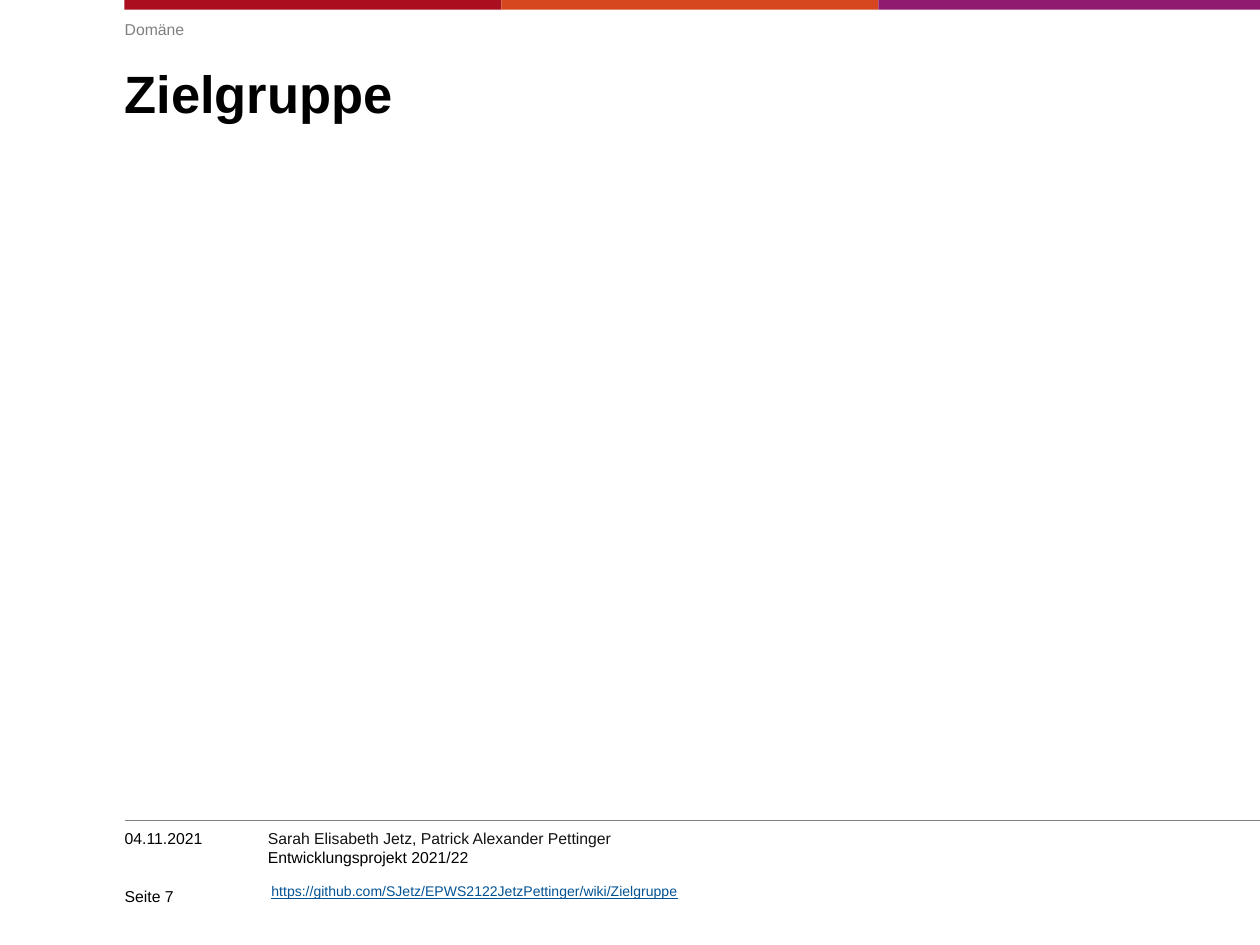
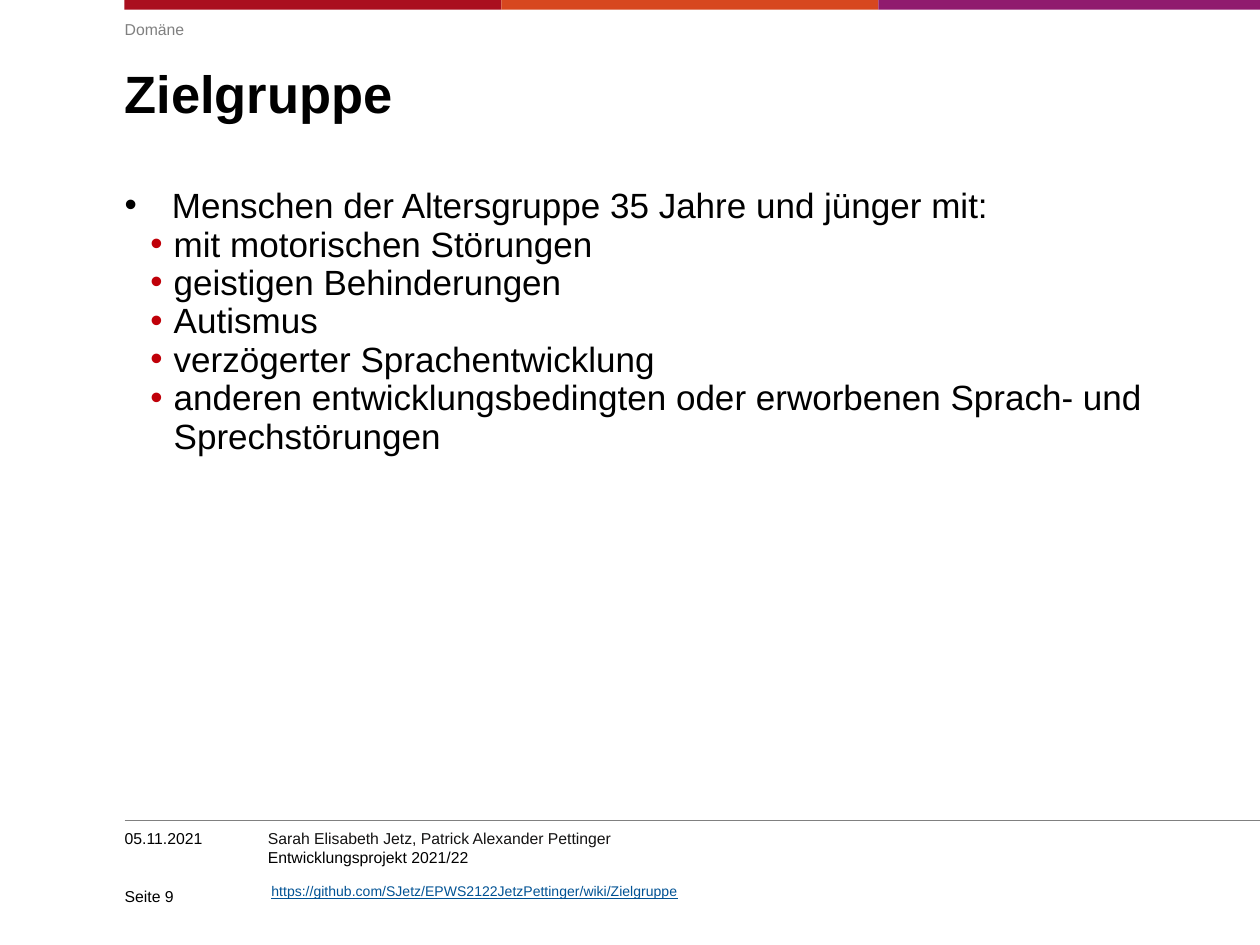
Before and after one commit to SJetz/EPWS2122JetzPettinger, a slide deck: slide 9 of Entwicklungsprojekt202122.pptx (slide 7 before the commit). Drawn at 1260x945 pixels with LibreOffice and Linux fonts; fonts in the diff are those of the drawing; background and template pictures are left out. Boxes give left, top, right and bottom in pixels: in the first picture for what was removed or moved away, otherwise in the second. Text is boxed around its words. In the diff, an @@ line names an element or a change of style, - is before the commit and + after.

```diff
--- a/Entwicklungsprojekt202122.pptx
+++ b/Entwicklungsprojekt202122.pptx
@@ text added at [172, 192, 1141, 456], 20 pt, text #000000 @@
+• Menschen der Altersgruppe 35 Jahre und jünger mit:
+  • mit motorischen Störungen
+  • geistigen Behinderungen
+  • Autismus
+  • verzögerter Sprachentwicklung
+  • anderen entwicklungsbedingten oder erworbenen Sprach- und Sprechstörungen
@@ text at [125, 833, 203, 844]: text changed @@
-04.11.2021
+05.11.2021
@@ page number at [125, 890, 174, 902]: text changed @@
-Seite 7
+Seite 9
```
Also in this commit, not shown: 12 other slides changed, 3 slides removed.
